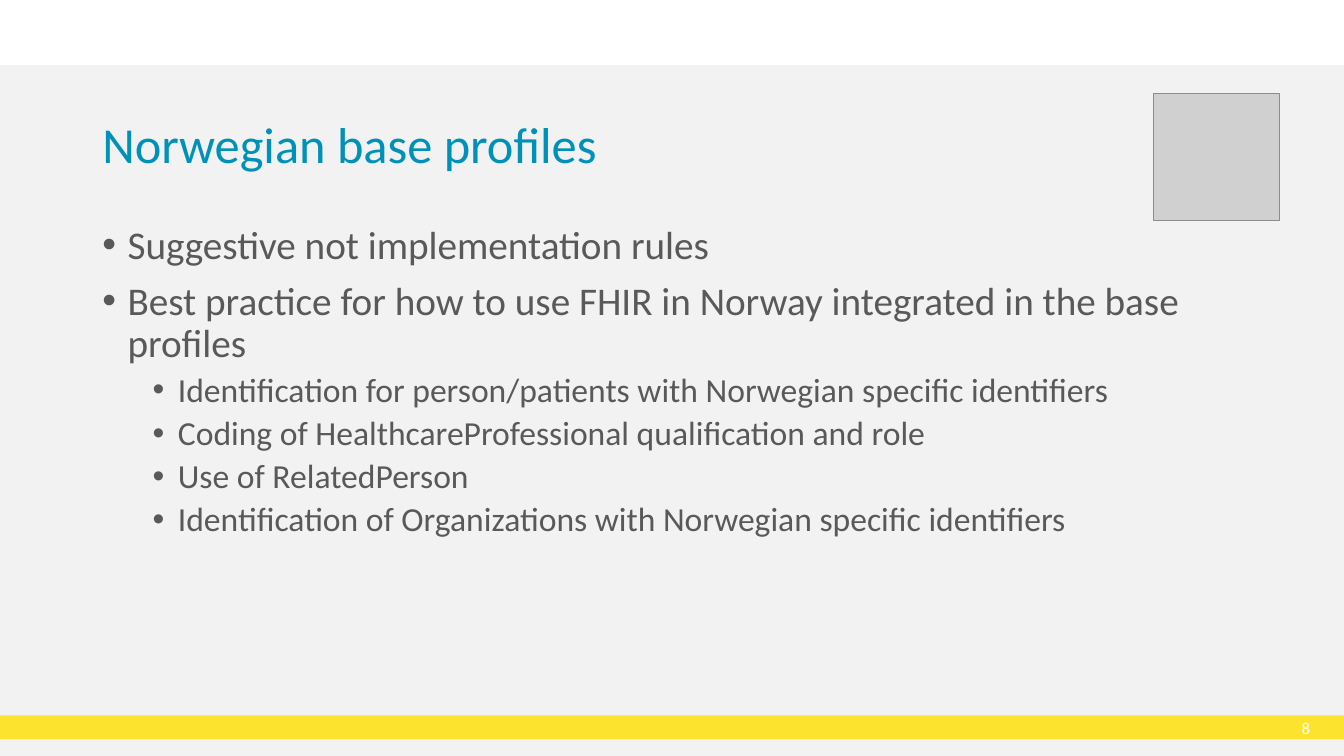
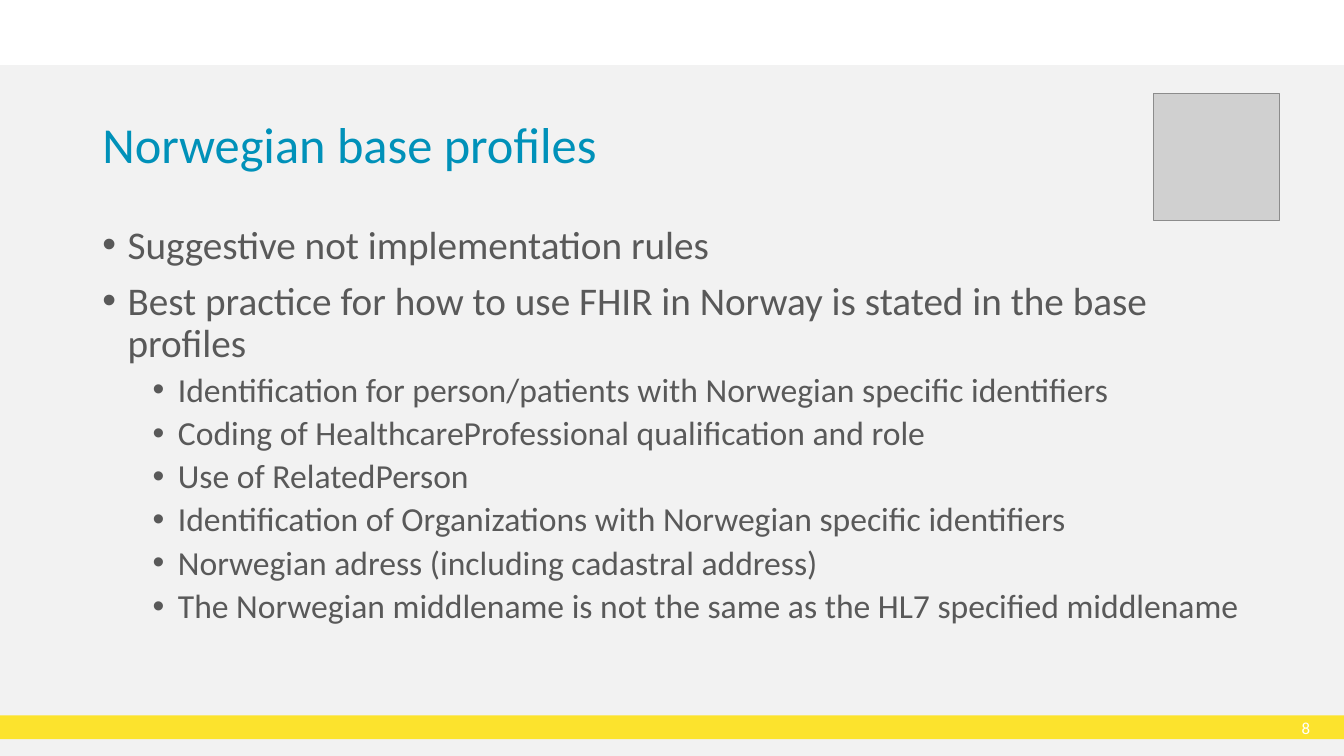
Before and after one commit to HL7Norway/best-practice, a slide deck: slide 9 of docs/presentasjoner/DD23_CT_230508_Thomas_Tveit_Rosenlund_FHIR-in-Norway.pptx. Drawn at 1344x756 pixels with LibreOffice and Linux fonts; fonts in the diff are those of the drawing; grey boxes stand for pictures; background and template pictures are left out. Boxes give left, top, right and bottom in pixels: in the first picture for what was removed or moved away, otherwise in the second. Text is boxed around its words. In the diff, an @@ line names an element or a change of style, - is before the commit and + after.

```diff
--- a/docs/presentasjoner/DD23_CT_230508_Thomas_Tveit_Rosenlund_FHIR-in-Norway.pptx
+++ b/docs/presentasjoner/DD23_CT_230508_Thomas_Tveit_Rosenlund_FHIR-in-Norway.pptx
@@ text at [128,288,1147,364]: text changed @@
-• Best practice for how to use FHIR in Norway integrated in the base profiles
+• Best practice for how to use FHIR in Norway is stated in the base profiles
@@ text at [178,550,1238,624]: paragraphs added @@
+  • Norwegian adress (including cadastral address)
+  • The Norwegian middlename is not the same as the HL7 specified middlename
```
Also in this commit, not shown: 2 other slides changed.
